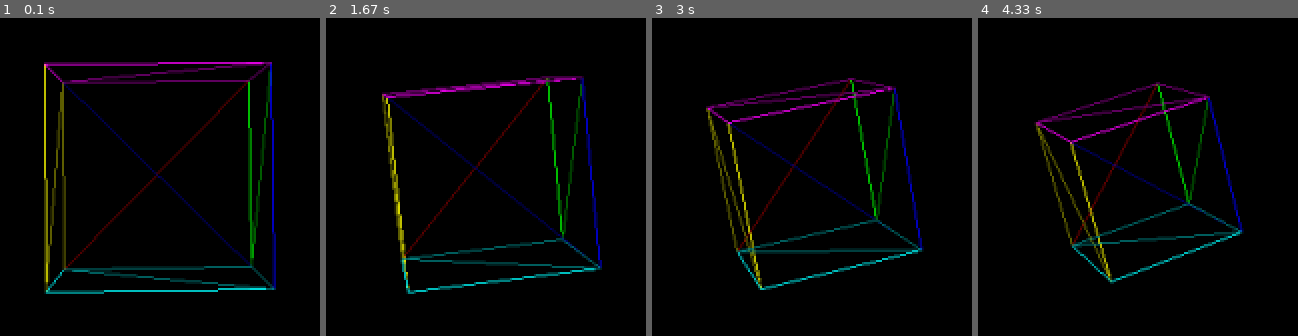
Above: before the commit, frames 1-4 (left to right).
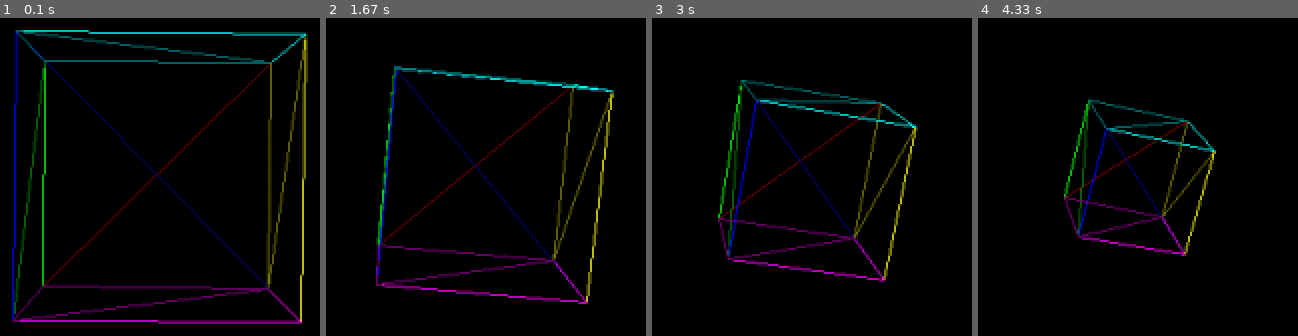
Above: after the commit, the same moments.

Repository: usamapal01/cubePygame3
Game: pygame game, started from softwaredrawing.py
Two runs of this game, one before a commit and one after it. Both use one fixed random seed, a clock stepped at 60 frames per second and the inputs below.
Inputs:
- Up to frame 1 (0.1 s): no input
- Up to frame 2 (1.67 s): no input
- Up to frame 3 (3 s): no input
- Up to frame 4 (4.33 s): no input

The runs differ from the first frame. In frame 1, 17% of the frame differs, in the area x 3-97%, y 3-97%; in frame 2, 12%; in frame 3, 12%; in frame 4, 9.7%.

Commit message:
final updates

Diff:
--- a/Mesh3D.py
+++ b/Mesh3D.py
@@ -50,14 +50,14 @@
     @staticmethod
     def cube():
         verts = [
-            (0.5, 0.5, -0.5),
-            (-0.5, 0.5, -0.5),
-            (-0.5, -0.5, -0.5),
-            (0.5, -0.5, -0.5),
-            (0.5, 0.5, 0.5),
-            (-0.5, 0.5, 0.5),
-            (-0.5, -0.5, 0.5),
-            (0.5, -0.5, 0.5),
+            (0.5, 0.5, -0.5, 1),
+            (-0.5, 0.5, -0.5, 1),
+            (-0.5, -0.5, -0.5, 1),
+            (0.5, -0.5, -0.5, 1),
+            (0.5, 0.5, 0.5, 1),
+            (-0.5, 0.5, 0.5, 1),
+            (-0.5, -0.5, 0.5, 1),
+            (0.5, -0.5, 0.5, 1),
         ]
         tris = [
             (0, 1, 2, pygame.Color(255, 0, 0)),
--- a/Object3D_mat.py
+++ b/Object3D_mat.py
@@ -5,19 +5,20 @@
 import math
 import numpy
 
+
 # An object in 3D space, with a mesh, position, orientation (yaw/pitch/roll),
 # and scale.
+
 
 class Object3D:
     def __init__(self, mesh: Mesh3D,
                  position: numpy.array = numpy.array([0.0, 0.0, 0.0]),
                  orientation: numpy.array = numpy.array([0.0, 0.0, 0.0]),
-                 scale: numpy.array = numpy.array([1.0, 1.0, 1.0])):
+                 scale: numpy.array = numpy.array([0.5, 0.5, 0.5])):
         self.mesh = mesh
         self.position = position
         self.orientation = orientation
         self.scale = scale
-        #ScaleX = 1
 
     def local_to_world(self, local_vertex: numpy.array) -> numpy.array:
         """
@@ -32,22 +33,11 @@
         # then rotate yaw, rotate pitch, rotate roll
         # then translate.
 
-        #Scaling
-        LocalMatrix = numpy.array([
-            [local_vertex[0]],
-            [local_vertex[1]],
-            [local_vertex[2]],
-            [1]
-        ])
-
-        Scale = numpy.array([
-            [self.scale[0], 0, 0, 0],
-            [0, self.scale[1], 0, 0],
-            [0, 0, self.scale[2], 0],
-            [0, 0, 0, 1]
-        ])
-
-        LocalMatrix = numpy.matmul(Scale, LocalMatrix)
+        # scale
+        scale_mat = numpy.array([[self.scale[0], 0, 0, 0],
+                                 [0, self.scale[1], 0, 0],
+                                 [0, 0, self.scale[2], 0],
+                                 [0, 0, 0, 1]])
 
         x, y, z = self.orientation  # unpacking
 
@@ -57,61 +47,48 @@
         pitch_cos = math.cos(x)  # math.cos(self.orientation[0]
         pitch_sin = math.sin(x)
 
-        roll_cos = math.cos(z) # math.cos(self.orientation[2]
+        roll_cos = math.cos(z)  # math.cos(self.orientation[2]
         roll_sin = math.sin(z)
 
-        #Yaw (Rotate Y-Axis)
-        Yaw = numpy.array([
-            [yaw_cos, 0, yaw_sin, 0],
+        # Yaw (Rotate Y-Axis)
+        yaw_mat = numpy.array([
+            [yaw_cos, 0, -yaw_sin, 0],
             [0, 1, 0, 0],
-            [-yaw_sin, 0, yaw_cos,  0],
+            [yaw_sin, 0, yaw_cos, 0],
             [0, 0, 0, 1]
         ])
 
-        LocalMatrix = numpy.matmul(Yaw, LocalMatrix)
-
-        #Pitch (Rotate X-Axis)
-        Pitch = numpy.array([
+        # Pitch (Rotate X-Axis)
+        pitch_mat = numpy.array([
             [1, 0, 0, 0],
-            [0, pitch_cos, -pitch_sin, 0],
-            [0, pitch_sin, pitch_cos, 0],
+            [0, pitch_cos, pitch_sin, 0],
+            [0, -pitch_sin, pitch_cos, 0],
             [0, 0, 0, 1]
         ])
 
-        LocalMatrix = numpy.matmul(Pitch, LocalMatrix)
-
-        #Roll (Rotate Z-Axis)
-        Roll = numpy.array([
-            [roll_cos, -roll_sin, 0, 0],
-            [roll_sin, roll_cos, 0, 0],
+        # Roll (Rotate Z-Axis)
+        roll_mat = numpy.array([
+            [roll_cos, roll_sin, 0, 0],
+            [-roll_sin, roll_cos, 0, 0],
             [0, 0, 1, 0],
             [0, 0, 0, 1]
         ])
 
-        LocalMatrix = numpy.matmul(Roll, LocalMatrix)
-
-
-        #Translation
-        Translation = numpy.array([
-            [self.position[0], 0, 0, 0],
-            [0, self.position[1], 0, 0],
-            [0, 0, self.position[2], 0],
+        # translate
+        translated_mat = numpy.array([
+            [1, 0, 0, self.position[0]],
+            [0, 1, 0, self.position[1]],
+            [0, 0, 1, self.position[2]],
             [0, 0, 0, 1]
         ])
 
-        LocalMatrix2 = numpy.array([
-            [LocalMatrix[0,0], 0, 0, 0],
-            [0, LocalMatrix[1,0], 0, 0],
-            [0, 0, LocalMatrix[2,0], 0],
-            [0, 0, 0, 0]
-        ])
+        # rotate (multiplying matrices in correct order)
+        local_vertex = numpy.matmul(translated_mat, numpy.matmul(roll_mat, numpy.matmul(
+            pitch_mat, numpy.matmul(yaw_mat, numpy.matmul(scale_mat, local_vertex)))))
 
-        LocalMatrix = Translation + LocalMatrix2
-
-        local_vertex = (LocalMatrix[0, 0], LocalMatrix[1, 1], LocalMatrix[2, 2])
         return local_vertex
 
-    def world_to_view(self, world_vertex) -> numpy.array:
+    def world_to_view(self, world_vertex, camera) -> pygame.Vector3:
         """
         Transforms the given world-space vertex to view space,
         by translating and rotating the object according to the
@@ -120,9 +97,38 @@
 
         # We don't have a movable camera for this demo, so world space
         # is identical to view space.
+        eyeX, eyeY, eyeZ, atX, atY, atZ, upX, upY, upZ = camera
+
+        forward = numpy.array([atX - eyeX, atY - eyeY, atZ - eyeZ])
+        forward = forward / numpy.linalg.norm(forward)
+
+        right = numpy.cross(forward, numpy.array([upX, upY, upZ]))
+        right = right / numpy.linalg.norm(right)
+
+        up = numpy.cross(right, forward)
+        up = up / numpy.linalg.norm(up)
+
+        eye = numpy.array([eyeX, eyeY, eyeZ])
+
+        tx = numpy.dot(eye, right)
+        ty = numpy.dot(eye, up)
+        tz = numpy.dot(eye, forward)
+
+        a_camera = numpy.array([[right[0], up[0], forward[0], 0],
+                                [right[1], up[1], forward[1], 0],
+                                [right[2], up[2], forward[2], 0],
+                                [tx, ty, tz, 1]])
+
+        a_camera_inverse = numpy.linalg.inv(a_camera)
+
+        world_vertex = numpy.matmul(a_camera_inverse, world_vertex)
+
+        # view_vertex = numpy.matmul(a_camera_inverse, world_vertex)
+        # return view_vertex
+
         return world_vertex
 
-    def view_to_clip(self, view_vertex: numpy.array, frustum) -> numpy.array:
+    def view_to_clip(self, view_vertex, frustum) -> numpy.array:
         """
         Projects the view-space vertex to clip space(normalized device coordinates).
         """
@@ -131,29 +137,44 @@
         # along the clip space 2x2x2 cube.
         near, far, left, right, bottom, top = frustum
 
-        xp = view_vertex[0] * (-near / view_vertex[2])
-        yp = view_vertex[1] * (-near / view_vertex[2])
-        zp = -near
+        a_persp = numpy.array([
+            [2 * near / (right - left), 0, (right + left) / (right - left), 0],
+            [0, 2 * near / (top - bottom), (top + bottom) / (top - bottom), 0],
+            [0, 0, (far + near) / (near - far), 2 * far * near / (near - far)],
+            [0, 0, -1, 0]
+        ])
 
-        view_vertex = ((2 * xp) / (right - left), (2 * yp) / (top - bottom), (2 * zp) / (far - near))
+        view_vertex = numpy.matmul(a_persp, view_vertex)
+
+        view_vertex = numpy.array([view_vertex[0] / view_vertex[3],
+                                   view_vertex[1] / view_vertex[3],
+                                   view_vertex[2], view_vertex[3]
+                                   ])
         return view_vertex
 
-    def clip_to_screen(self, clip_vertex: pygame.Vector3, surface: pygame.Surface) -> tuple[int, int]:
+    def clip_to_screen(self, clip_vertex, surface: pygame.Surface) -> tuple[int, int]:
         """
         Projects the clip-space/NDC coordinate to the screen space represented
         by the given pygame Surface object.
         """
-        clip_vertex = (((clip_vertex[0] + 1) / 2) * surface.get_width(), (surface.get_height() - ((clip_vertex[1] + 1) / 2) * surface.get_height()))
+        width = surface.get_width()
+        height = surface.get_height()
+
+        xn = clip_vertex[0]
+        xy = clip_vertex[1]
+
+        xs = (xn + 1) / 2 * width
+        ys = height - (xy + 1) / 2 * height
 
         # Finish this function to compute (xs, ys). Don't forget that
         # the the positive y-axis goes DOWN in Pygame, but UP in clip space.
-        return (int(clip_vertex[0]), int(clip_vertex[1]))
+        return int(xs), int(ys)
 
-    def draw(self, surface: pygame.Surface, frustum):
+    def draw(self, surface: pygame.Surface, frustum, camera):
         projected = []
         for v_local in self.mesh.vertices:
             v_world = self.local_to_world(v_local)
-            v_view = self.world_to_view(v_world)
+            v_view = self.world_to_view(v_world, camera)
             v_clip = self.view_to_clip(v_view, frustum)
             v_screen = self.clip_to_screen(v_clip, surface)
             projected.append(v_screen)
--- a/softwaredrawing.py
+++ b/softwaredrawing.py
@@ -1,6 +1,7 @@
 import pygame
 from Mesh3D import Mesh3D
 import math
+# from Object3D_mat import Object3D
 from Object3D_mat import Object3D
 
 ######
@@ -12,6 +13,7 @@
 def make_cube():
     return Object3D(Mesh3D.cube())
 
+
 if __name__ == "__main__":
     pygame.init()
     screen_width = 1200
@@ -19,7 +21,7 @@
     screen = pygame.display.set_mode((screen_width, screen_height))
     done = False
     m = make_cube()
-    m.position = pygame.Vector3(0, 0, -5)
+    m.position = pygame.Vector3(0, 0, -2)
 
     # Given the vertical half-FOV, compute coordinates of the perspective frustum.
     v_fov = 30
@@ -34,16 +36,21 @@
     print(near, far, left, right, bottom, top)
     frustum = (near, far, left, right, bottom, top)
     black = pygame.Color(0, 0, 0)
+    # m.scale[0] = 1
+    # m.scale[1] = 1
+    # m.scale[2] = 1
+    camera = (1, 3, -2, 1, 3, -5, 0, 1, 0)
 
-    counter = 0
+
     while not done:
         screen.fill(black)
         for event in pygame.event.get():
             if event.type == pygame.QUIT:
                 done = True
         m.orientation += pygame.Vector3(0.001, 0.001, 0.001)
-        m.position += pygame.Vector3(0.00, 0.000, -0.002)  # backwards
+        m.position += pygame.Vector3(0.00, 0.00, -0.001)  # backwards
         m.scale += pygame.Vector3(-0.001, -0.001, -0.001)  # reverted
-        m.draw(screen, frustum)
+
+        m.draw(screen, frustum, camera)
         pygame.display.flip()
     pygame.quit()
